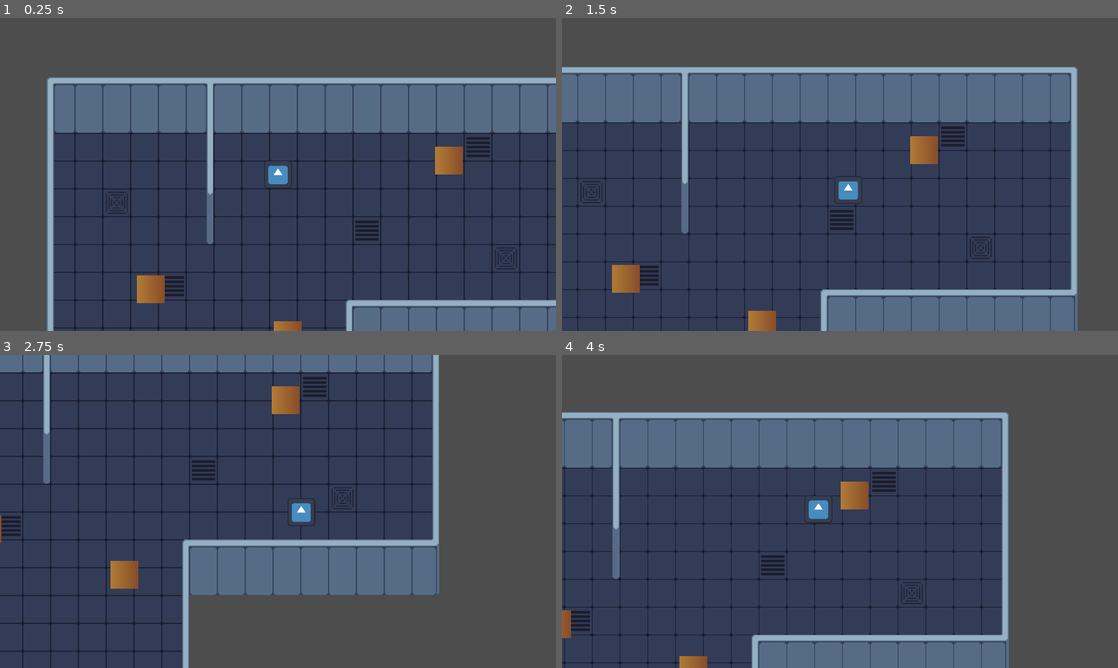
Above: before the commit, frames 1-4 (two rows, left to right).
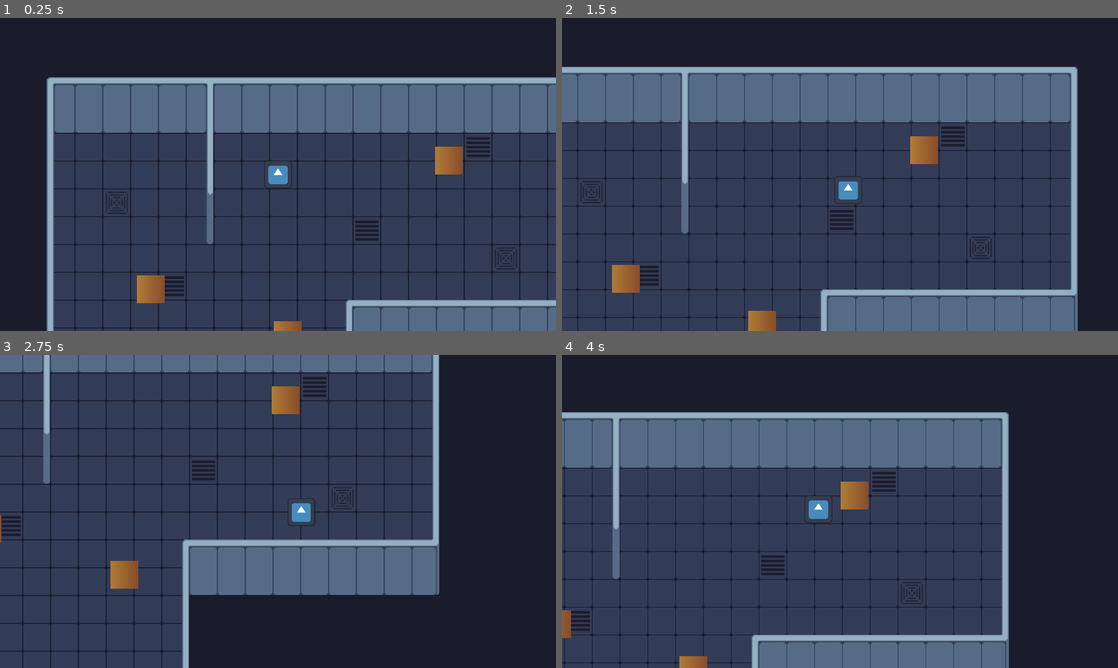
Above: after the commit, the same moments.

Repository: DarrylBD99/Game-Off-2023
Game: Godot game, scene res://Scenes/Levels/LevelTest.tscn
Same seed, same stepped clock (60 frames per second), same inputs: the game is played once before the commit and once after it. The engine's default icon, where the game draws it, is replaced by a stand-in: a white triangle on a blue panel in a dark square.
Inputs (mouse positions are in pixels of both pictures, inside the frame that each line leads up to):
- Up to frame 1 (0.25 s): no input
- Up to frame 2 (1.5 s): tap Enter at 0.5 s; move the mouse to (962, 158) at 0.52 s; hold D (player_right) 0.53-1.28 s; hold Q (player_ability) 0.53-1.28 s; move the mouse to (728, 190) at 1.27 s; hold S (player_down) from 1.28 s (still down); click (728, 190) at 1.35 s
- Up to frame 3 (2.75 s): move the mouse to (333, 442) at 2.02 s; release S (player_down) at 2.03 s; hold D (player_right) from 2.03 s (still down); hold Q (player_ability) from 2.03 s (still down)
- Up to frame 4 (4 s): move the mouse to (812, 574) at 2.77 s; release D (player_right) at 2.78 s; release Q (player_ability) at 2.78 s; hold W (player_up) 2.78-3.53 s; click (812, 574) at 2.85 s; move the mouse to (1006, 558) at 3.52 s; hold A (player_left) from 3.53 s (still down); hold Q (player_ability) from 3.53 s (still down)

The runs differ from the first frame. In frame 1, 26% of the frame differs, in the area x 0-100%, y 0-100%; in frame 2, 22%; in frame 3, 32%; in frame 4, 34%.

Commit message:
Update project.godot

Diff:
--- a/project.godot
+++ b/project.godot
@@ -23,6 +23,7 @@
 
 window/size/viewport_width=640
 window/size/viewport_height=360
+window/size/mode=4
 window/size/window_width_override=1152
 window/size/window_height_override=648
 window/stretch/mode="canvas_items"
@@ -71,3 +72,7 @@
 2d_physics/layer_2="Enemy"
 2d_physics/layer_3="Bullet"
 2d_physics/layer_4="Wall"
+
+[rendering]
+
+environment/defaults/default_clear_color=Color(0.101961, 0.109804, 0.172549, 1)
